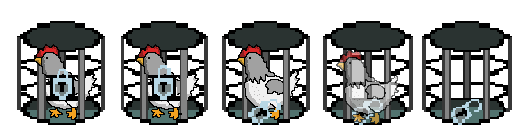
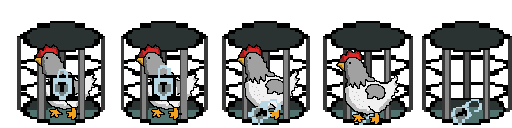
Layers edited between the first and the second 512×128 image:
"Layer 12" (2nd of 2, in "Group 1 copy 3"): opacity 61% → 100% over [336, 49, 400, 124]
